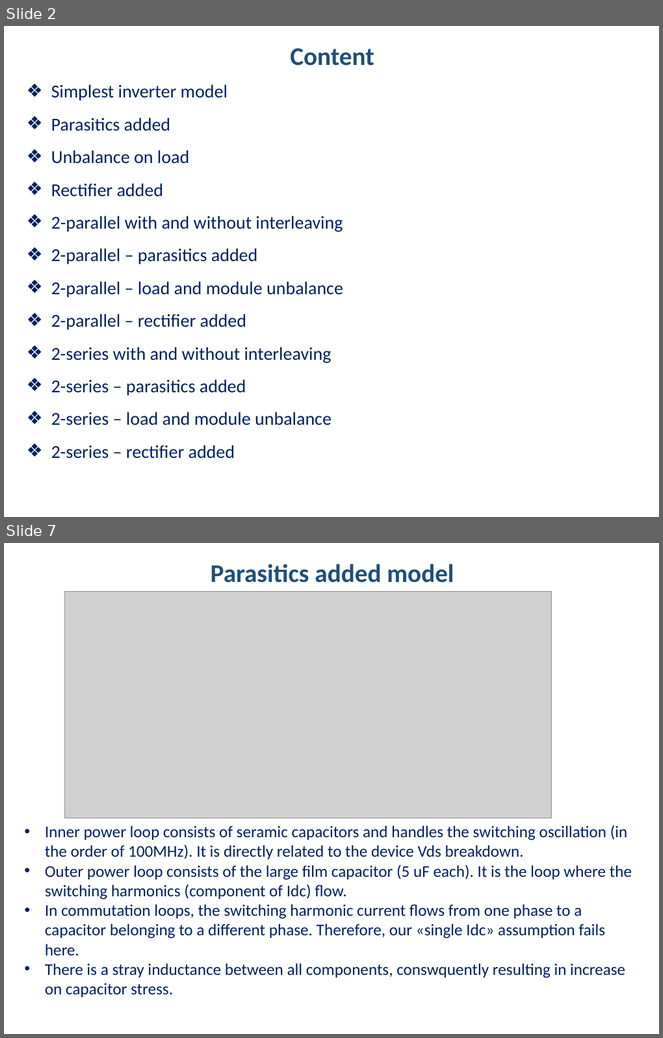
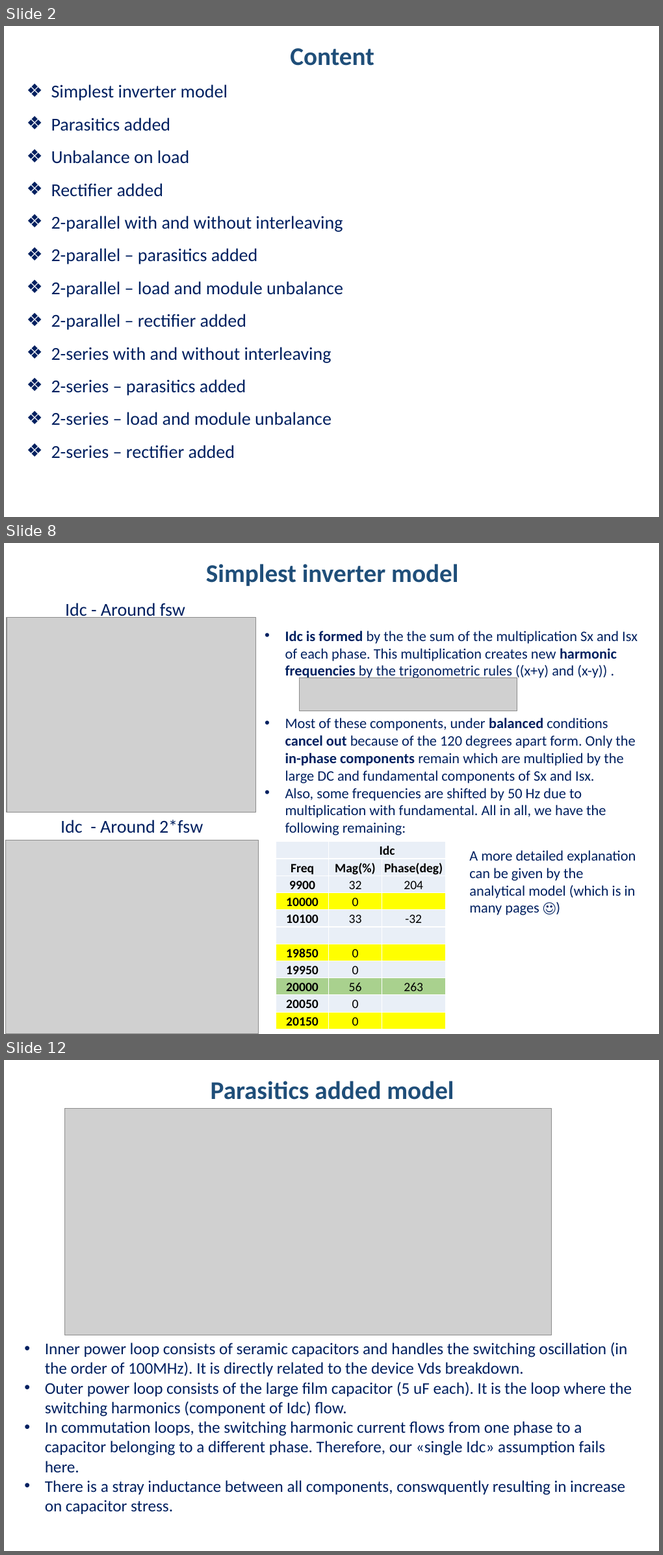
Before and after one commit to hakanpolat/IMMD, a slide deck: Simulation/dcbusmodelwrapup/immd_dcbusmodelwrapup.pptx. Shown one above the other, each under a label of ours: slides 2 and 7 before the commit, slides 2, 8 and 12 after it; the slides between them are not shown. The pictures are 663x1038 and 663x1555 pixels, drawn with LibreOffice and Linux fonts; fonts in the diff are those of the drawing; grey boxes stand for pictures. Boxes give left, top, right and bottom in pixels: in the first picture for what was removed or moved away, otherwise in the second. Text is boxed around its words. In the diff, an @@ line names an element or a change of style, - is before the commit and + after.

Commit message:
DC bus model wrap up sunumuna devam edildi. Simplest model tamamlandı. Envelope fenomeni açıklandı.

```diff
--- a/Simulation/dcbusmodelwrapup/immd_dcbusmodelwrapup.pptx
+++ b/Simulation/dcbusmodelwrapup/immd_dcbusmodelwrapup.pptx
@@ slide 8 added at [4, 543, 659, 1034], background #FFFFFF @@
@@ text added at [206, 564, 458, 586], 28 pt, text #1F4E79, bold @@
+Simplest inverter model
@@ picture added at [7, 617, 256, 812] @@
@@ text added at [65, 603, 185, 620], 20 pt, text #002060 @@
+Idc - Around fsw
@@ text added at [285, 631, 638, 835], 16 pt, text #002060 @@
+• Idc is formed by the the sum of the multiplication Sx and Isx of each phase. This multiplication creates new harmonic frequencies by the trigonometric rules ((x+y) and (x-y)) .
+• Most of these components, under balanced conditions cancel out because of the 120 degrees apart form. Only the in-phase components remain which are multiplied by the large DC and fundamental components of Sx and Isx.
+• Also, some frequencies are shifted by 50 Hz due to multiplication with fundamental. All in all, we have the following remaining:
@@ picture added at [300, 678, 517, 711] @@
@@ text added at [61, 820, 203, 834], 20 pt, text #002060 @@
+Idc - Around 2*fsw
@@ picture added at [5, 841, 258, 1034] @@
@@ table added at [276, 842, 445, 1029], 11 rows, 3 columns @@
+ | Idc | 
+Freq | Mag(%) | Phase(deg)
+9900 | 32 | 204
+10000 | 0 | 
+10100 | 33 | -32
+ |  | 
+19850 | 0 | 
+19950 | 0 | 
+20000 | 56 | 263
+20050 | 0 | 
+20150 | 0 | 
@@ text added at [469, 850, 636, 915], 16 pt, text #002060 @@
+A more detailed explanation can be given by the analytical model (which is in many pages ☺)
@@ what was slide 7 is now slide 12 @@
```
Also in this commit, not shown: 3 slides changed, 5 other slides added, 1 slide removed, 4 other files.
